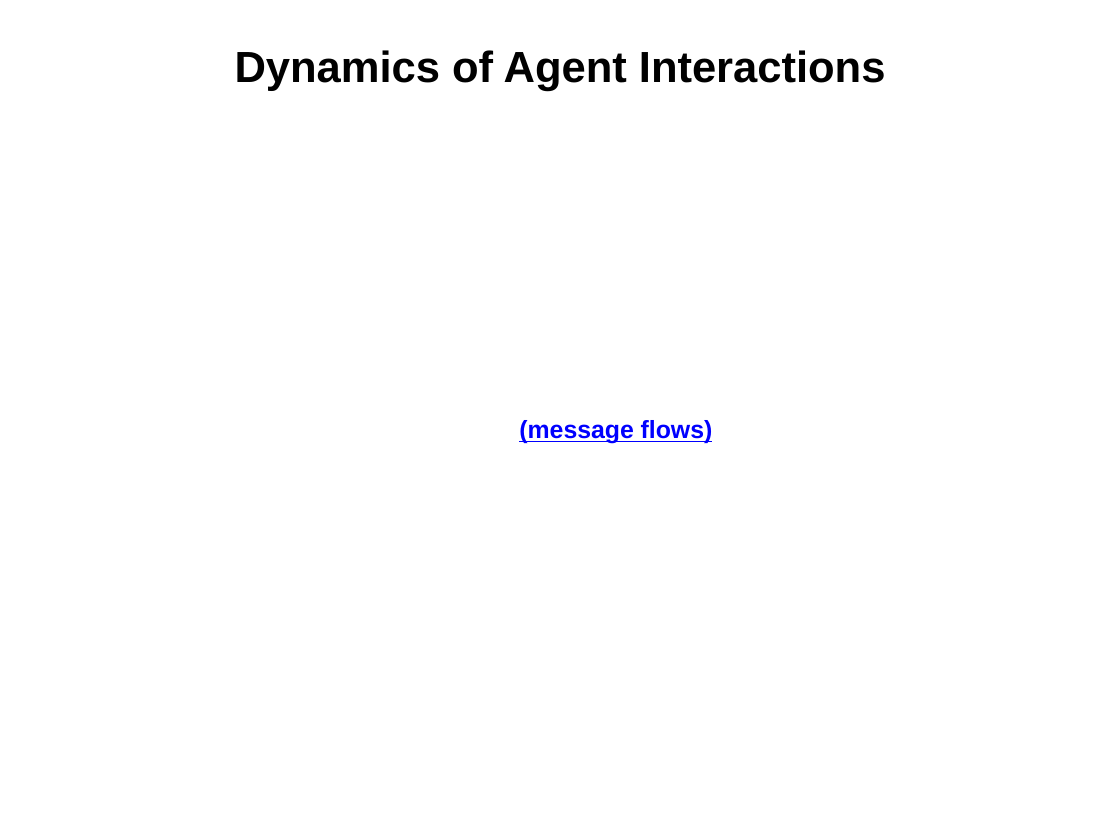
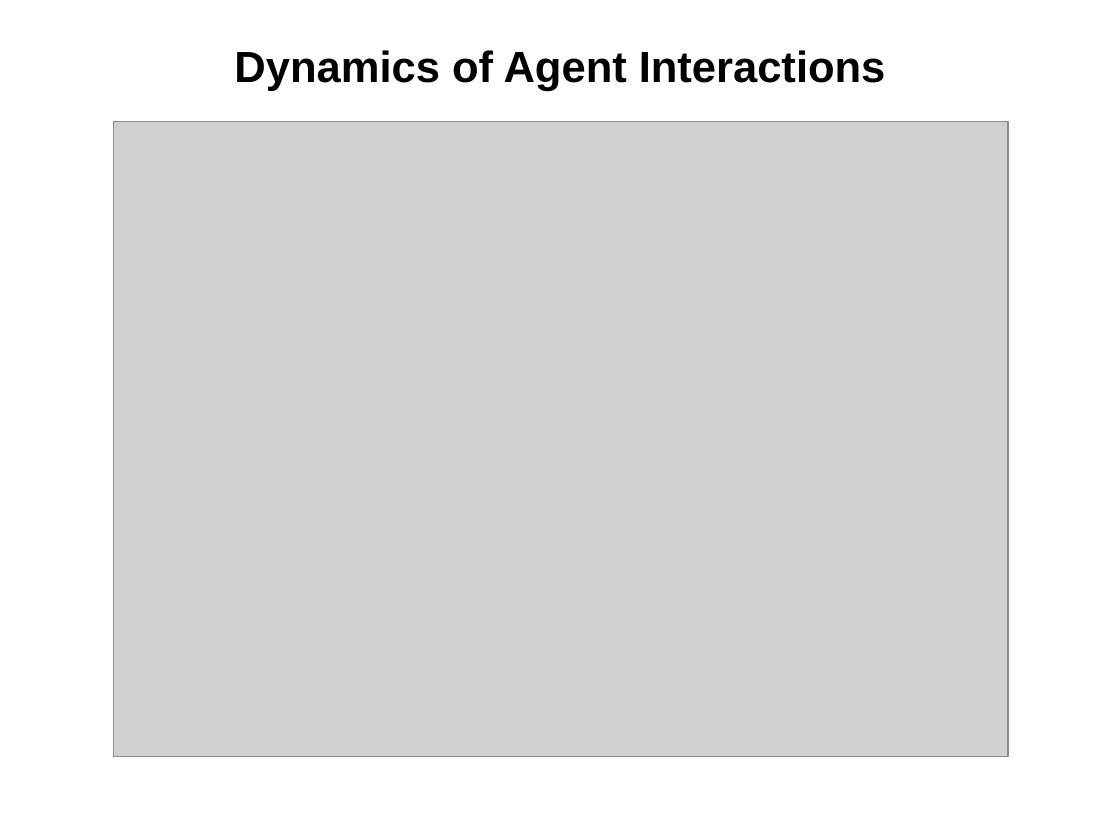
Before and after one commit to Steve132/solongsucker, a slide deck: slide 7 of doc/Presentation.ppt. Drawn at 1120x840 pixels with LibreOffice and Linux fonts; fonts in the diff are those of the drawing; grey boxes stand for pictures. Boxes give left, top, right and bottom in pixels: in the first picture for what was removed or moved away, otherwise in the second. Text is boxed around its words. In the diff, an @@ line names an element or a change of style, - is before the commit and + after.

Commit message:
Added Architectural, Design, and Agent Interactions slides based directly off of diagrams generated for Lab 4.  Took 10 minutes.

```diff
--- a/doc/Presentation.ppt
+++ b/doc/Presentation.ppt
@@ picture added at (113,122,1008,756) @@
@@ subtitle removed at (519,420,713,444) @@
-    (message flows)
```
Also in this commit, not shown: 1 other slide changed, 1 slide added, 1 slide removed.
